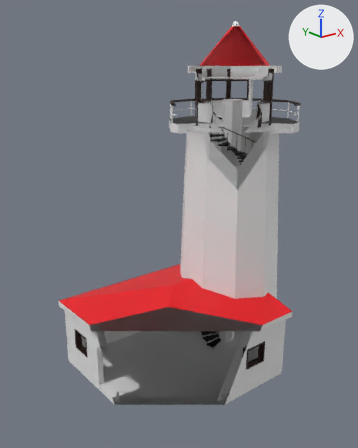
The FBX model Assets/Antonio/Lighthouse.fbx, before and after one commit.
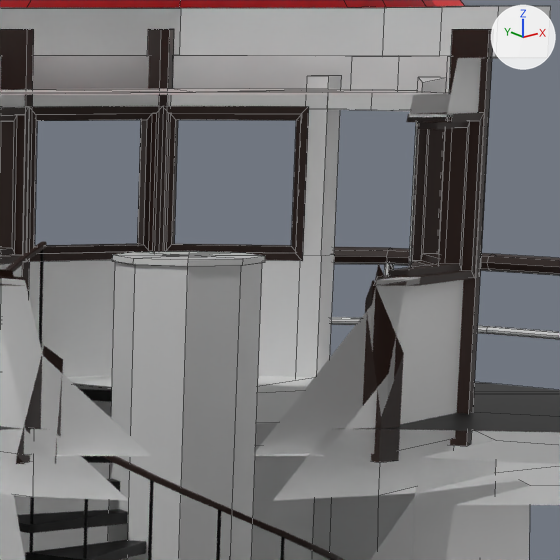
Each version is shown whole from a camera (50 mm lens) standing at (-12.36, -12.51, 10.13) and looking at (-1.42, 1.16, 4.66), then close up on the part from 58% to 79% of the width and 14% to 31% of the height. Arrows for +X, +Y and +Z are at upper right; the lights stay in place. The close-ups show mesh edges as thin lines. Everything nearer to the camera than a plane just in front of the edit is cut away. Where no turn or scale is listed for an object, it has been applied to the vertices. Vertices at the same position are counted once.
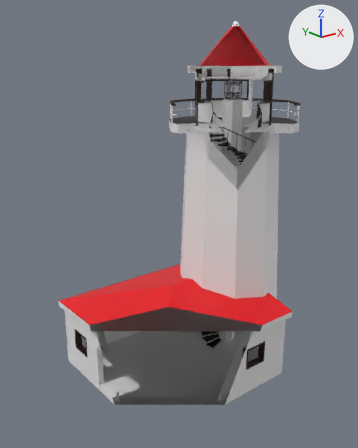
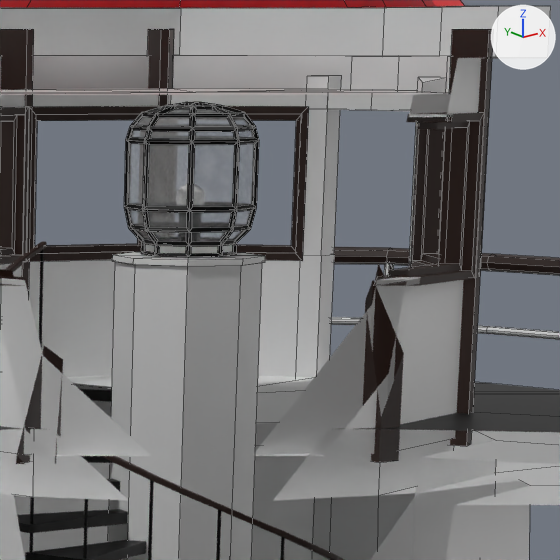
Where the change shows, as pixel boxes (x1, y1, x2, y2) in the close-ups (560 x 560 px):
```json
{"object": "Circle.001", "change": "reshaped", "before": [108, 251, 265, 560], "after": [108, 244, 265, 560]}
{"object": "Light", "change": "added", "after": [128, 109, 255, 242]}
{"object": "Light_Wireframe", "change": "added", "after": [124, 102, 259, 257], "on screen": "black"}
{"part": 1, "of": "me_circle_005", "change": "added", "after": [145, 244, 233, 254]}
```

Edits to the scene script, one JSON object a line:
```json
{"op": "add", "block": "mat_glass", "code": ["mat_glass = principled_material('Glass')", "mat_glass.base_color = (0.8, 0.8, 0.8)  # white #e7e7e7", "mat_glass.alpha = 0.195"]}
{"block": "me_circle_005", "where": "# used by ob_circle_001; location = (0.0, 0.0, 0.0)"}
{"op": "remove", "block": "me_circle_005", "code": "me_circle_005.from_pydata(...)  # 41 vertices, 40 faces; spans x -0.35..0.35, y -0.35..0.35, z -0.6..9.12"}
{"op": "add", "block": "me_circle_005", "code": "me_circle_005.from_pydata(...)  # 57 vertices, 48 faces; spans x -0.35..0.35, y -0.35..0.35, z -0.6..9.19"}
{"block": "me_circle_005", "change": "me_circle_005 part 1: a new loose piece of 16 vertices spanning x -0.21..0.21, y -0.21..0.21, z 9.13..9.19, in mat_wall (white #e7e7e7)"}
{"op": "add", "block": "me_circle_011", "code": ["me_circle_011 = bpy.data.meshes.new('Circle.011')", "me_circle_011.from_pydata(...)  # 408 vertices, 528 faces; spans x -0.305..0.305, y -0.305..0.305, z 9.13..9.807", "me_circle_011.materials.append(mat_dark_metal)  # black #262626"]}
{"op": "add", "block": "me_circle_004_1", "code": ["me_circle_004_1 = bpy.data.meshes.new('Circle.004')", "me_circle_004_1.from_pydata(...)  # 64 vertices, 57 faces; spans x -0.292..0.292, y -0.292..0.292, z 9.188..9.794", "me_circle_004_1.materials.append(mat_glass)  # white #e7e7e7"]}
{"op": "add", "block": "ob_light_wireframe", "code": ["ob_light_wireframe = bpy.data.objects.new('Light_Wireframe', me_circle_011)", "ob_light_wireframe.location = (0.0, 0.0, 0.0)"]}
{"op": "add", "block": "ob_light", "code": ["ob_light = bpy.data.objects.new('Light', me_circle_004_1)", "ob_light.location = (0.0, 0.0, 0.0)"]}
```
